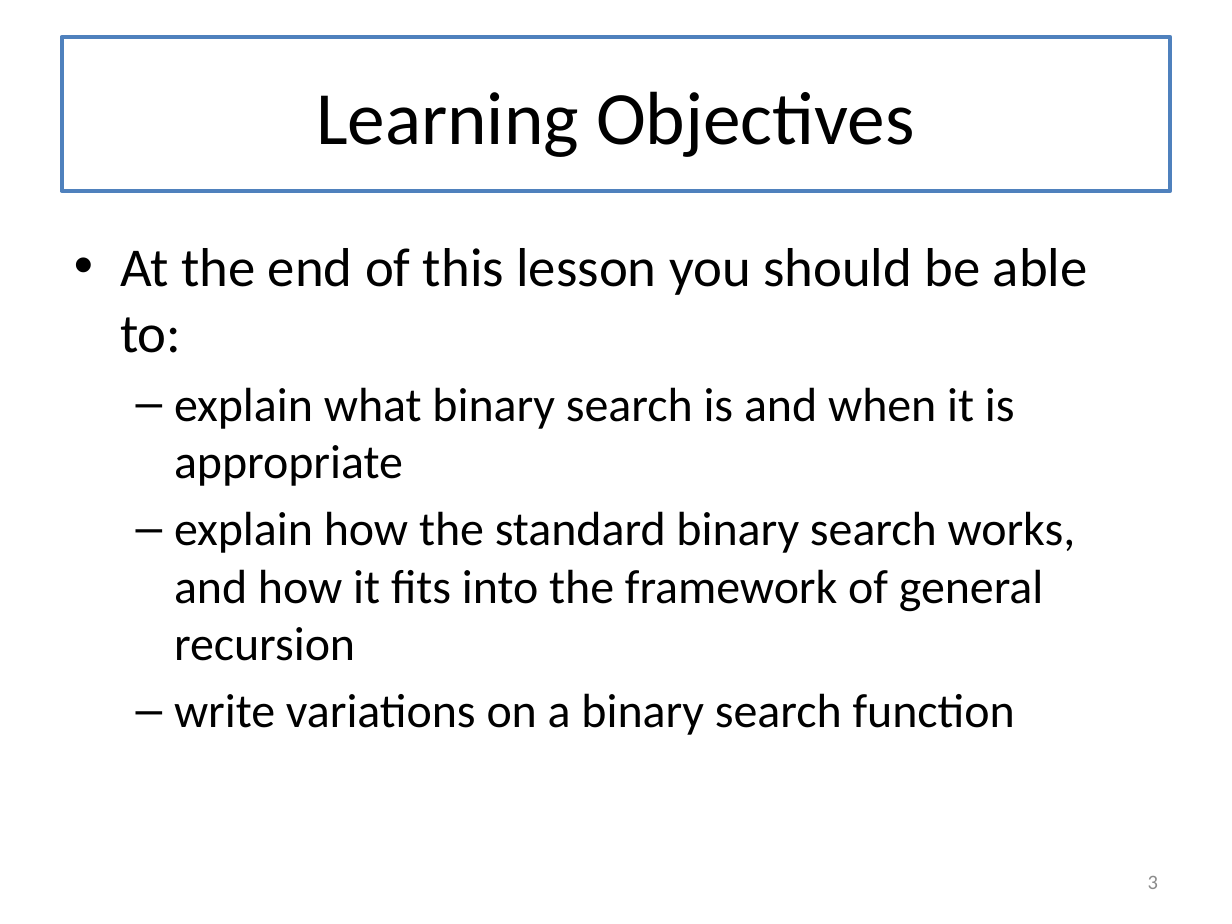
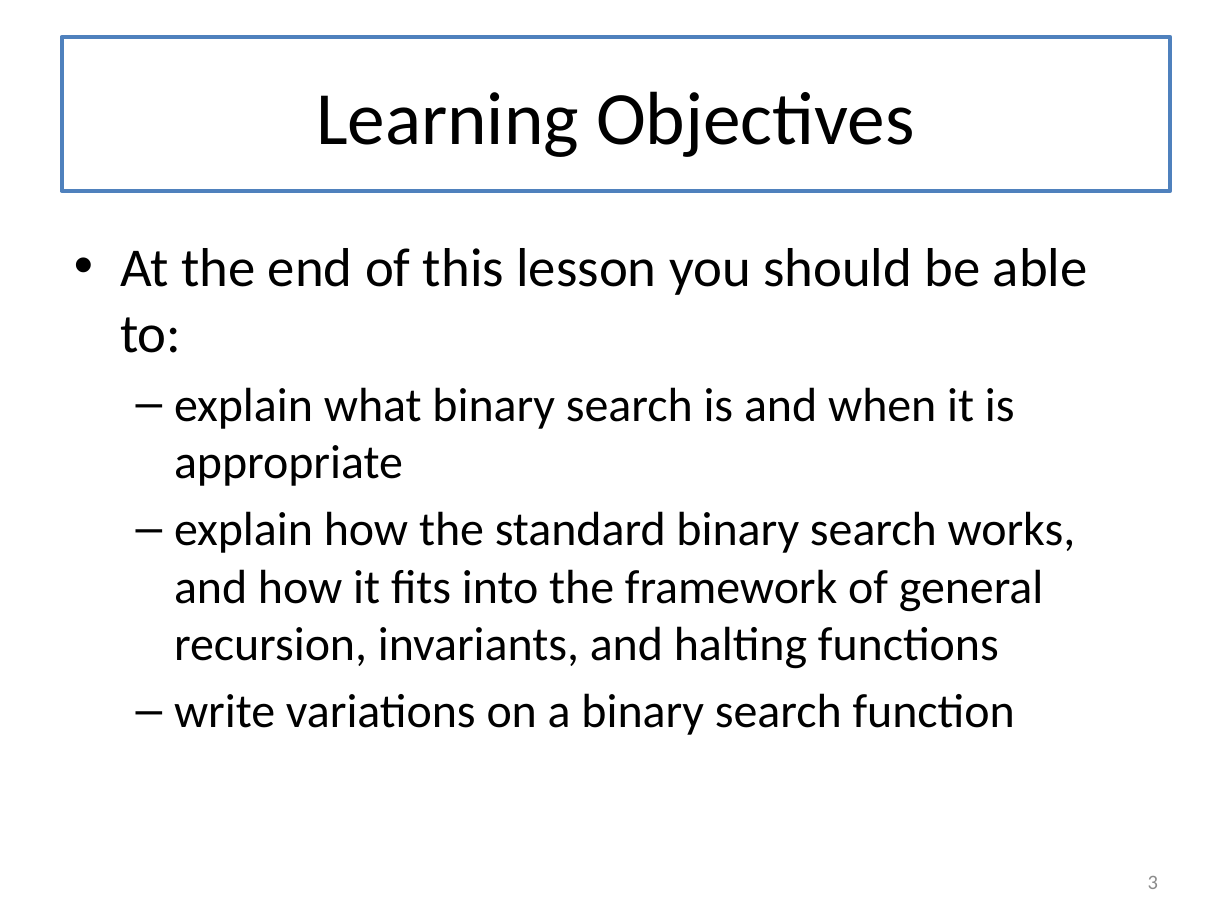
Before and after one commit to mwand/cs5010f16, a slide deck: slide 3 of Slides/Lesson 8.4 Binary Search.pptx. Drawn at 1232x924 pixels with LibreOffice and Linux fonts; fonts in the diff are those of the drawing. Boxes give left, top, right and bottom in pixels: in the first picture for what was removed or moved away, otherwise in the second. Text is boxed around its words. In the diff, an @@ line names an element or a change of style, - is before the commit and + after.

```diff
--- a/Slides/Lesson 8.4 Binary Search.pptx
+++ b/Slides/Lesson 8.4 Binary Search.pptx
@@ text at [174, 511, 1076, 669]: text changed @@
-  – explain how the standard binary search works, and how it fits into the framework of general recursion
+  – explain how the standard binary search works, and how it fits into the framework of general recursion, invariants, and halting functions
```
Also in this commit, not shown: 6 other slides changed, 2 other files.
